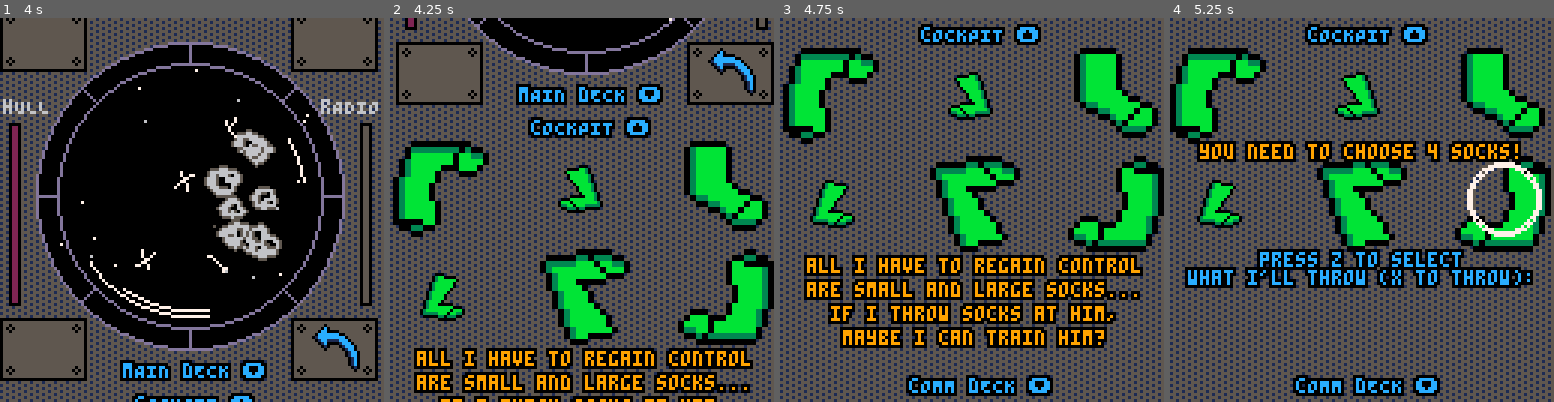
Above: before the commit, frames 1-4 (left to right).
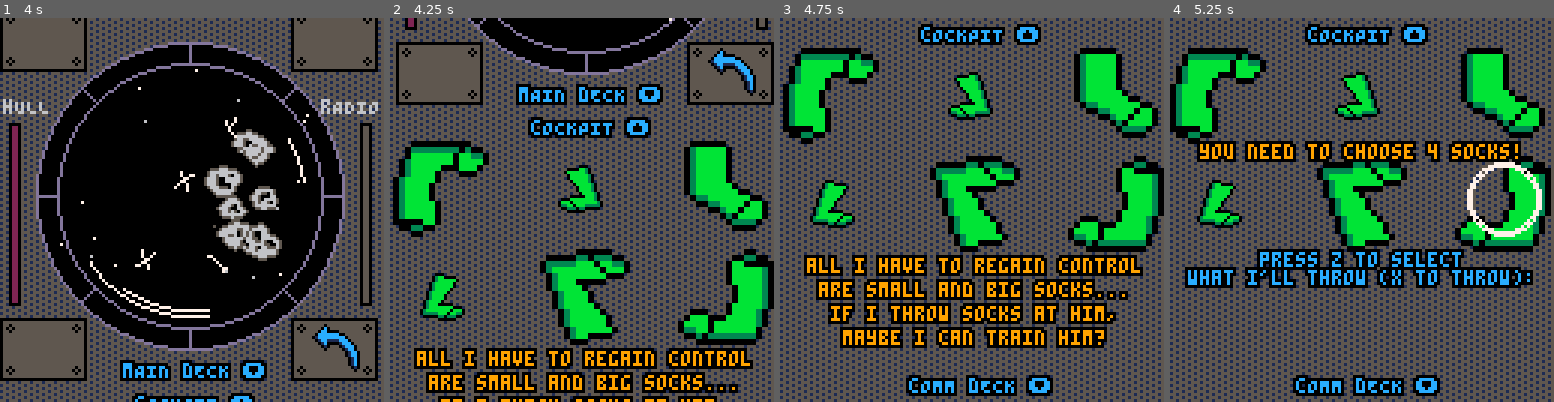
Above: after the commit, the same moments.

Repository: cpiod/that-day-my-dog-flew-a-spaceship
Game: PICO-8 cartridge gmtk.p8
Two runs of this game, one before a commit and one after it. Both use one fixed random seed, a clock stepped at 60 frames per second and the inputs below.
Inputs:
- Up to frame 1 (4 s): tap O (Z key) at 0.33, 0.7, 1.43, 2.22, 3.1, 3.98 s; tap X (X key) at 1.07, 2.07, 2.4, 2.73, 3.07, 3.4, 3.73 s; hold Left 1.97-2.37 s; hold Down 2.42-2.82 s; hold Right 2.87-3.53 s; hold Up from 3.58 s (still down)
- Up to frame 2 (4.25 s): tap X (X key) at 4.07 s; release Up at 4.08 s; hold Right from 4.13 s (still down)
- Up to frame 3 (4.75 s): tap X (X key) at 4.4, 4.73 s; release Right at 4.53 s; hold Down from 4.58 s (still down)
- Up to frame 4 (5.25 s): tap O (Z key) at 4.87 s; tap X (X key) at 5.07 s; release Down at 5.08 s; hold Left from 5.13 s (still down)

Frame 1 is identical in both runs. In frame 2, 1.8% of the frame differs, in the area x 6-94%, y 92-98%; in frame 3, 1.8%; in frame 4, nothing differs.

Commit message:
Colorblind mode

Diff:
--- a/gmtk.p8
+++ b/gmtk.p8
@@ -9,22 +9,30 @@
 t={1,1,2,2}
 card={2,3}
 flist={{1,0,0,0},{1,0,0,0},{1,1,0,0},{1,1,0,0},{1,1,0,1},{1,1,0,1},{1,1,1,1}}
+col_sock={{3,11,8},{2,8,12},{1,12,11}}
 tuto=true
 hard=false
---flist={{1,1,0,1},{1,1,0,1},{1,1,0,1},{1,1,0,1}}
+colorblind=false
 
 function disable_tuto()
  tuto=false
  cinem=0
 end
 
+function colorblind_mode()
+ colorblind=true
+ col_sock={{7,7,0},{5,5,0},{0,0,7}}
+ msgf={{"big","small"},{"white","gray","black"}}
+end
+
 function hard_mode()
  hard=true
  thard=time()
 end
+
 menuitem(1,"disable tutorial",disable_tuto)
-menuitem(2,"enable hard mode",hard_mode)
-
+menuitem(2,"colorblind mode",colorblind_mode)
+menuitem(3,"hard mode",hard_mode)
 
 function new_level()
 	lvl+=1
@@ -87,7 +95,6 @@
 	init_ast()
 	music(53,120)
 	n=8
-	new_level()
  screen=0
 	t0=time()
 --	t3=time()
@@ -110,6 +117,7 @@
   update_expl()
   if time()-t1>2 then
    screen=10
+   new_level()
    if(tuto) cinem=1
   end
  end
@@ -450,8 +458,6 @@
  return o
 end
 
-col_sock={{3,11,8},{2,8,12},{1,12,11}}
-
 function gen_set(n)
  local set={}
  local socks={}
@@ -655,10 +661,11 @@
    x+=10*(time()-t3)
   end
   if screen==20 then
+   -- throw
    for i=1,4 do
     local dx=8*cos(.5*(time()-t2)+i/20+.6)
     local dy=-7*sin(.5*(time()-t2)+i/20+.6)
-    local col=f[2] and socks[sel[5-i][1]][3] or 11
+    local col=f[2] and socks[sel[5-i][1]][3] or (colorblind and 7 or 11)
     pset(x+dx+20,y+dy+20,col)
    end
   end
@@ -926,7 +933,7 @@
    prt("he can't even read...",nil,104,9,0)
   elseif cinem==3 then
    prt("all i have to regain control",nil,128+80,9,0)
-   prt("are small and large socks...",nil,128+88,9,0)
+   prt("are small and big socks...",nil,128+88,9,0)
    prt("if i throw socks at him,",nil,128+96,9,0)
    prt("maybe i can train him?",nil,128+104,9,0)
   elseif cinem==5 then
@@ -1186,23 +1193,33 @@
  palt()
  palt(14,true)
  palt(0,false)
- if enable and f[2] then
+ if (colorblind or enable) and f[2] then
   pal(3,c1)
   pal(11,c2)
   if(f[3] or f[4]) pal(1,c3) else pal(1,c2)
  elseif enable and not f[2] then
-  pal(3,3)
-  pal(11,11)
-  pal(1,11)
- else
-  pal(3,6)
-  pal(11,6)
-  if(f[3] or f[4]) pal(1,5) else pal(1,6)
+  if colorblind then
+   pal(3,7)
+   pal(11,7)
+   pal(1,7)
+  else
+   pal(3,3)
+   pal(11,11)
+   pal(1,11)
+  end
+ else -- disabled
+  local c=colorblind and 7 or 6
+  pal(3,c)
+  pal(11,c)
+  if(f[3] or f[4]) pal(1,5) else pal(1,c)
  end
  local s=big and 32 or 16
  s*=mul
  sspr(nspr*8,0,16,16,x_center-s/2,y_center-s/2,s,s,fx,fy)
  pal()
+ if colorblind and not enable then
+  sspr(48,16,16,16,x_center-8,y_center-8,16,16,fx,fy)
+ end
 end
 
 function draw_nb(x_center,y_center,set)
@@ -1230,22 +1247,22 @@
 899988ee01111c100c10eeeeeeeeeeee033bb0b1b333330eee033330eeeeeeee033bb0b1b1bbb0eeeeeeeeeeeeeeeeeeeeeeeeeeeeeeeeeeeeeeeeeeeeeeeeee
 89a98eee00000000010eeeeeeeeeeeeee0033303300000eeeee0000eeeeeeeeee0030333333330eeeeeeeeeeeeeeeeeeeeeeeeeeeeeeeeeeeeeeeeeeeeeeeeee
 e8a8eeeeeeeeeeeee0eeeeeeeeeeeeeeeee000000eeeeeeeeeeeeeeeeeeeeeeeeee0000000000eeeeeeeeeeeeeeeeeeeeeeeeeeeeeeeeeeeeeeeeeeeeeeeeeee
-eeeeeeeeeeeeeeeeeeeeeeeeeeeeeeeeeeeeeeeeeeeeeeee00000000000000000000000000000000000000000000000000000000000000000000000000000000
-eeeeeeeeeeeeeeeeeeeeeeeeeeeeeeeeeeeeeeeeeeeeeeee00000000000000000000000000000000000000000000000000000000000000000000000000000000
-eeeeeee55eeeeeeeeeeeeee55eeeeeeeeeeeeeeeeeeeeeee00000000000000000000000000000000000000000000000000000000000000000000000000000000
-eeeeee56655eeeeeeeeee55665eeeeeeeeeeee5555eeeeee00000000000000000000000000000000000000000000000000000000000000000000000000000000
-eeeee5666665eeeeeeee5666665eeeeeeeeee566665eeeee00000000000000000000000000000000000000000000000000000000000000000000000000000000
-eeeee56600565eeeeee56666665eeeeeeeee56666665eeee00000000000000000000000000000000000000000000000000000000000000000000000000000000
-eee5566600565eeeeee5666666655eeeeeee560556665eee00000000000000000000000000000000000000000000000000000000000000000000000000000000
-ee566666055665eeee566056666665eeeee56600056665ee00000000000000000000000000000000000000000000000000000000000000000000000000000000
-e56600565566605ee56665566056665eee566666056665ee00000000000000000000000000000000000000000000000000000000000000000000000000000000
-e56005566666055ee56666660056665eee56605665665eee00000000000000000000000000000000000000000000000000000000000000000000000000000000
-e56555660566565eee566666655665eeeee5666666665eee00000000000000000000000000000000000000000000000000000000000000000000000000000000
-ee566666656665eeeee55666666665eeeeee55566555eeee00000000000000000000000000000000000000000000000000000000000000000000000000000000
-ee56666666655eeeeeeee55666555eeeeeeeeee55eeeeeee00000000000000000000000000000000000000000000000000000000000000000000000000000000
-eee55566655eeeeeeeeeeee555eeeeeeeeeeeeeeeeeeeeee00000000000000000000000000000000000000000000000000000000000000000000000000000000
-eeeeee555eeeeeeeeeeeeeeeeeeeeeeeeeeeeeeeeeeeeeee00000000000000000000000000000000000000000000000000000000000000000000000000000000
-eeeeeeeeeeeeeeeeeeeeeeeeeeeeeeeeeeeeeeeeeeeeeeee00000000000000000000000000000000000000000000000000000000000000000000000000000000
+eeeeeeeeeeeeeeeeeeeeeeeeeeeeeeeeeeeeeeeeeeeeeeee88000000000000880000000000000000000000000000000000000000000000000000000000000000
+eeeeeeeeeeeeeeeeeeeeeeeeeeeeeeeeeeeeeeeeeeeeeeee88800000000008880000000000000000000000000000000000000000000000000000000000000000
+eeeeeee55eeeeeeeeeeeeee55eeeeeeeeeeeeeeeeeeeeeee08880000000088800000000000000000000000000000000000000000000000000000000000000000
+eeeeee56655eeeeeeeeee55665eeeeeeeeeeee5555eeeeee00888000000888000000000000000000000000000000000000000000000000000000000000000000
+eeeee5666665eeeeeeee5666665eeeeeeeeee566665eeeee00088800008880000000000000000000000000000000000000000000000000000000000000000000
+eeeee56600565eeeeee56666665eeeeeeeee56666665eeee00008880088800000000000000000000000000000000000000000000000000000000000000000000
+eee5566600565eeeeee5666666655eeeeeee560556665eee00000888888000000000000000000000000000000000000000000000000000000000000000000000
+ee566666055665eeee566056666665eeeee56600056665ee00000088880000000000000000000000000000000000000000000000000000000000000000000000
+e56600565566605ee56665566056665eee566666056665ee00000088880000000000000000000000000000000000000000000000000000000000000000000000
+e56005566666055ee56666660056665eee56605665665eee00000888888000000000000000000000000000000000000000000000000000000000000000000000
+e56555660566565eee566666655665eeeee5666666665eee00008880088800000000000000000000000000000000000000000000000000000000000000000000
+ee566666656665eeeee55666666665eeeeee55566555eeee00088800008880000000000000000000000000000000000000000000000000000000000000000000
+ee56666666655eeeeeeee55666555eeeeeeeeee55eeeeeee00888000000888000000000000000000000000000000000000000000000000000000000000000000
+eee55566655eeeeeeeeeeee555eeeeeeeeeeeeeeeeeeeeee08880000000088800000000000000000000000000000000000000000000000000000000000000000
+eeeeee555eeeeeeeeeeeeeeeeeeeeeeeeeeeeeeeeeeeeeee88800000000008880000000000000000000000000000000000000000000000000000000000000000
+eeeeeeeeeeeeeeeeeeeeeeeeeeeeeeeeeeeeeeeeeeeeeeee88000000000000880000000000000000000000000000000000000000000000000000000000000000
 eeeeeeeeeeeeeeeeeeeeeeeeeeeeeeeeffffffffffffffffffffffffffffffffeeeeeeeeeeeeeeeeeeeeeeeeeee7eeeeeeeeeeeeeeeeeeeeeeeeeeeeeeeeeeee
 eeeeeeeeeeeeeeeeeeeeeeeeeeeeeeeeffffff0fffffffffffffffffffffffffeee7eeeeee7eeeeeeee77eeeeee7ee7eeeeeeeeeeeeeeeeeeeeeeeeeeeeeeeee
 eeeeeeeeeeeeeeeeeeeeeeeeeeeeeeeefffff060ffffffffffffffffffffffffeee7eee7e77eeeeeeeeee7eeeeee7e7eeeeeeeeeeeeeeeeeeeeeeeeeeeeeeeee
Not shown, changed: the thumbnail (__label__) section of gmtk.p8
